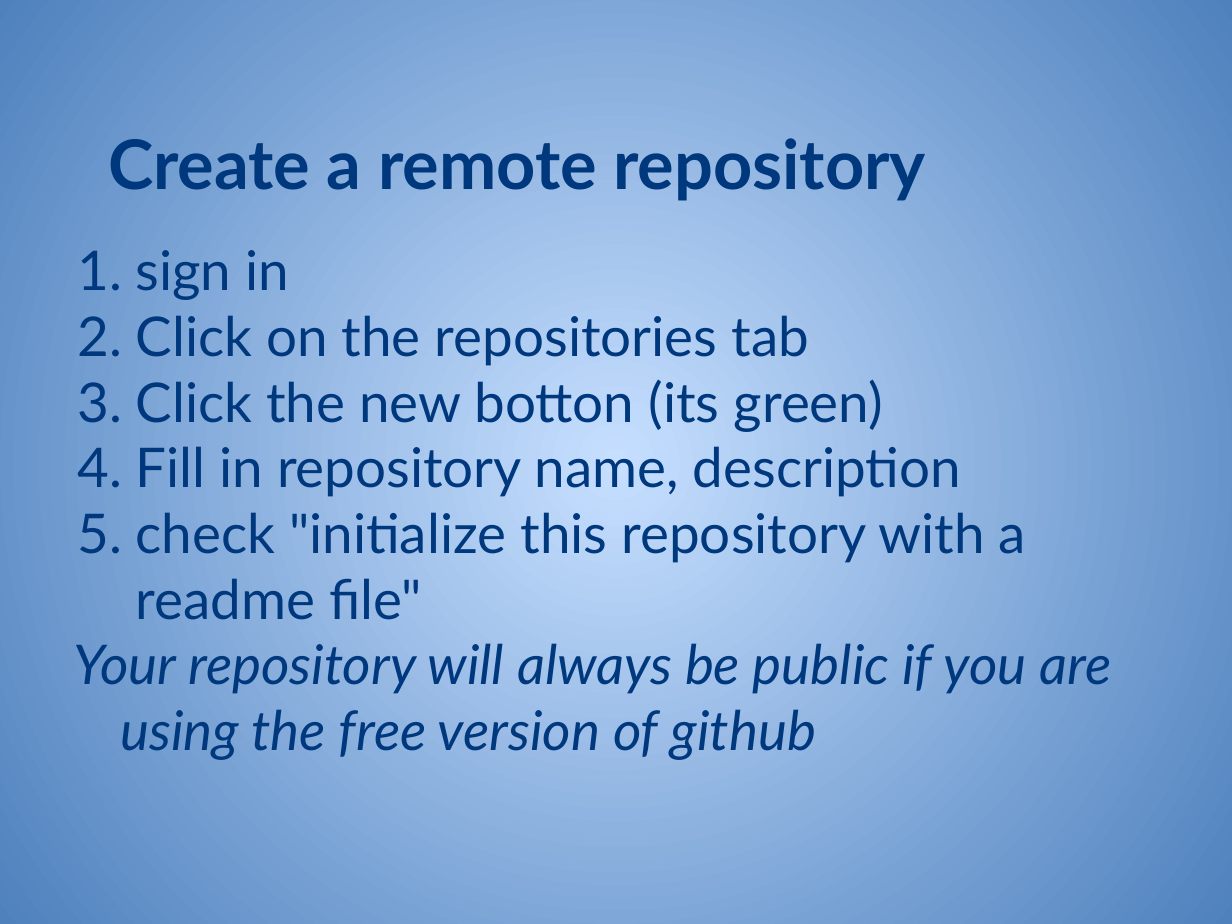
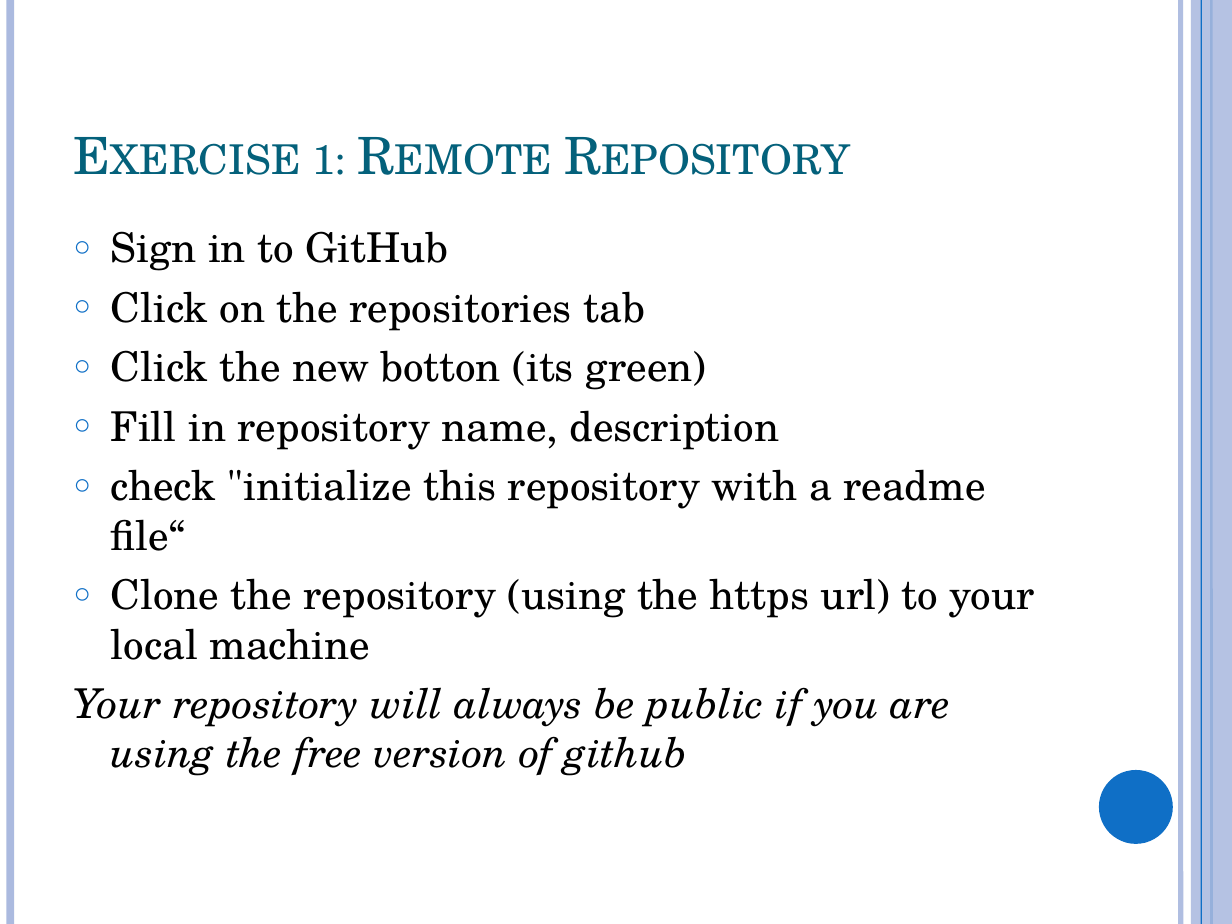
Before and after one commit to swcarpentry/DEPRECATED-boot-camps, a slide deck: slide 7 of 07-version-control-remote/git_remote.pptx (slide 3 before the commit). Drawn at 1232x924 pixels with LibreOffice and Linux fonts; fonts in the diff are those of the drawing. Boxes give left, top, right and bottom in pixels: in the first picture for what was removed or moved away, otherwise in the second. Text is boxed around its words. In the diff, an @@ line names an element or a change of style, - is before the commit and + after.

```diff
--- a/07-version-control-remote/git_remote.pptx
+++ b/07-version-control-remote/git_remote.pptx
@@ background gradient #C6DFFF to #4F81BD to #FFFFFF @@
@@ line added from (10, 0) to (10, 924), #ABBBDF 4.5 pt @@
@@ line added from (1180, 0) to (1180, 924), #ABBBDF 3 pt @@
@@ rectangle added at box(1191, 0, 1232, 924), fill #ABBBDF at 87% opacity @@
@@ line added from (1201, 0) to (1201, 924), #0F6FC6 0.75 pt @@
@@ line added from (1211, 0) to (1211, 924), #0F6FC6 1.5 pt @@
@@ title at box(238, 145, 431, 450): text changed; size 40 to 30 pt; font Lato to TeX Gyre Schola; text colour #00387E to #04617B; bold off @@
-Create a remote repository
+Exercise 1: Remote Repository
@@ text "Sign in to GitHub": place and size @@
-text "Sign in to GitHub" at box(74, 250, 1111, 760)
+text "Sign in to GitHub" at box(74, 231, 1034, 776)
@@ text at box(111, 231, 449, 271): text changed; size 32 to 24 pt; font Lato to TeX Gyre Schola; text colour #00387E to #000000 @@
-1. sign in
+○ Sign in to GitHub
@@ text at box(74, 291, 951, 776): size 32 to 24 pt, font Lato to TeX Gyre Schola, text colour #00387E to #000000 in "Click on the repositories tab", "Click the new botton (its green)", "Fill in repository name, description", "Your repository will always be public if ..."; bullet 1. to ○; more space between paragraphs; bullet colour #00387E to #0F6FC6; indent changed @@
@@ text at box(111, 469, 1034, 660): text changed; size 32 to 24 pt; font Lato to TeX Gyre Schola; text colour #00387E to #000000 @@
-5. check "initialize this repository with a readme file"
+○ check "initialize this repository with a readme file“
+○ Clone the repository (using the https url) to your local machine
@@ ellipse added at box(1099, 770, 1173, 844), fill #0F6FC6 @@
```
Also in this commit, not shown: 6 other slides changed, 5 slides added, 5 slides removed, 1 other file.
